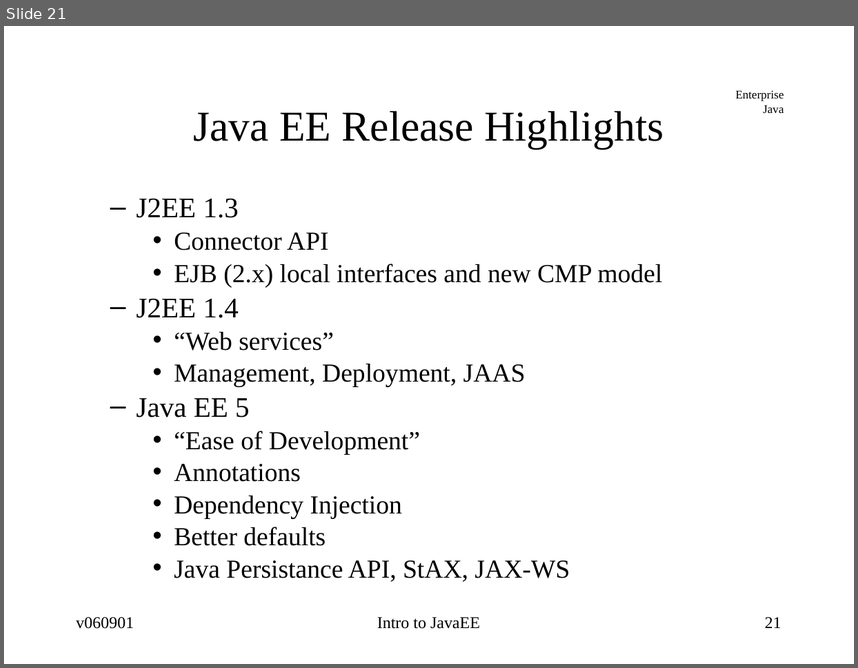
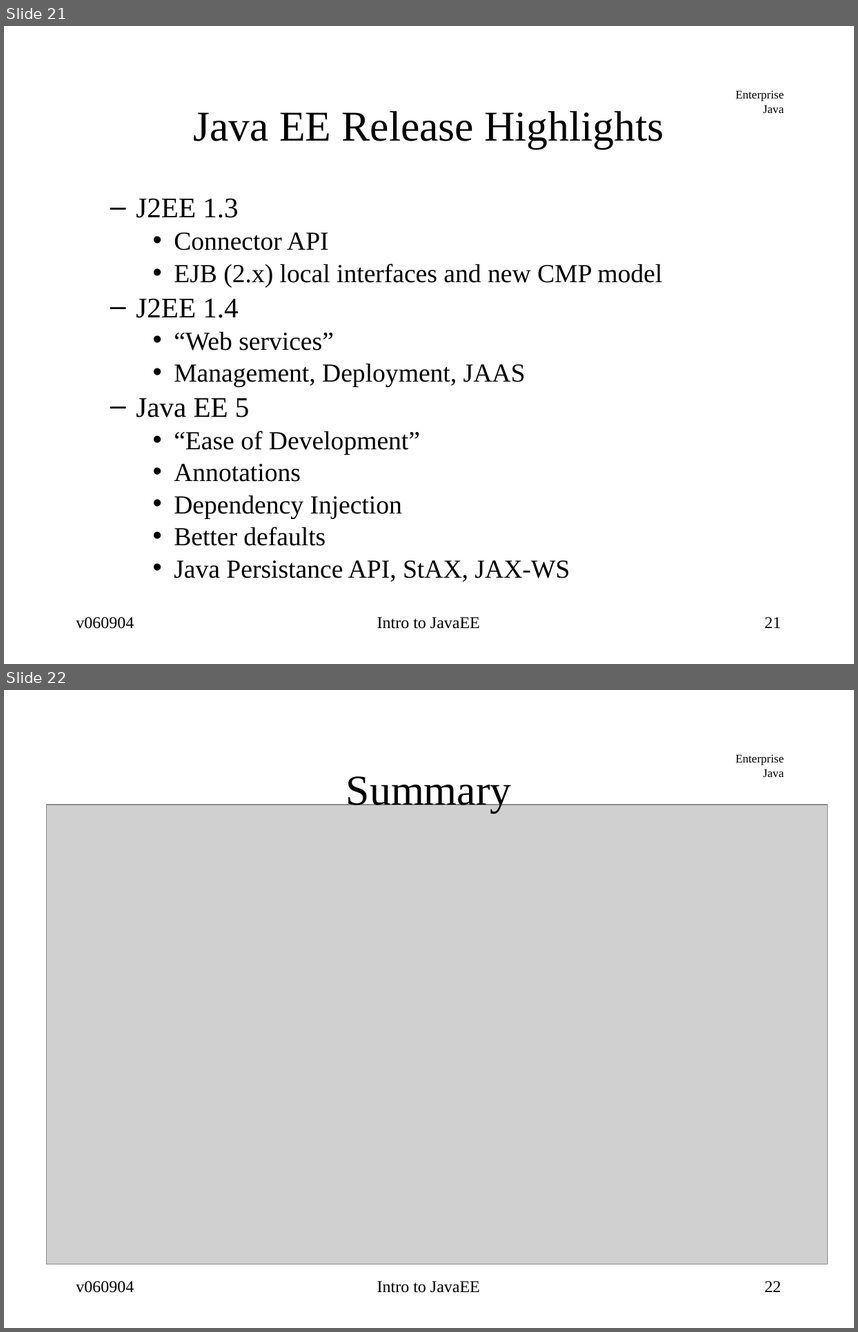
Before and after one commit to jcstaff/ejava-javaee, a slide deck: course-docs/src/site/resources/lectures/javaee-intro.ppt. Shown one above the other, each under a label of ours: slide 21 before the commit, slides 21 and 22 after it. The pictures are 858x668 and 858x1332 pixels, drawn with LibreOffice and Linux fonts; fonts in the diff are those of the drawing; grey boxes stand for pictures. Boxes give left, top, right and bottom in pixels: in the first picture for what was removed or moved away, otherwise in the second. Text is boxed around its words. In the diff, an @@ line names an element or a change of style, - is before the commit and + after.

```diff
--- a/course-docs/src/site/resources/lectures/javaee-intro.ppt
+++ b/course-docs/src/site/resources/lectures/javaee-intro.ppt
@@ slide 22 added at (4, 690, 854, 1328), background #FFFFFF; not listed: 1 template element that a slide beside it also shows @@
@@ title added at (346, 776, 511, 813), 36 pt, text #000000 @@
+Summary
@@ picture added at (47, 805, 828, 1264) @@
@@ text added at (76, 1281, 134, 1292), 14 pt, text #000000 @@
+v060904
@@ text added at (377, 1281, 480, 1292), 14 pt, text #000000 @@
+Intro to JavaEE
@@ page number added at (764, 1281, 781, 1292), 14 pt, text #000000 @@
+22
@@ slide 21 changed as well @@
@@ text at (136, 198, 250, 417): indent changed @@
@@ text at (76, 617, 134, 628): text changed @@
-v060901
+v060904
```
Also in this commit, not shown: 20 other slides changed, 1 other slide added, 1 slide removed, 26 other files.
